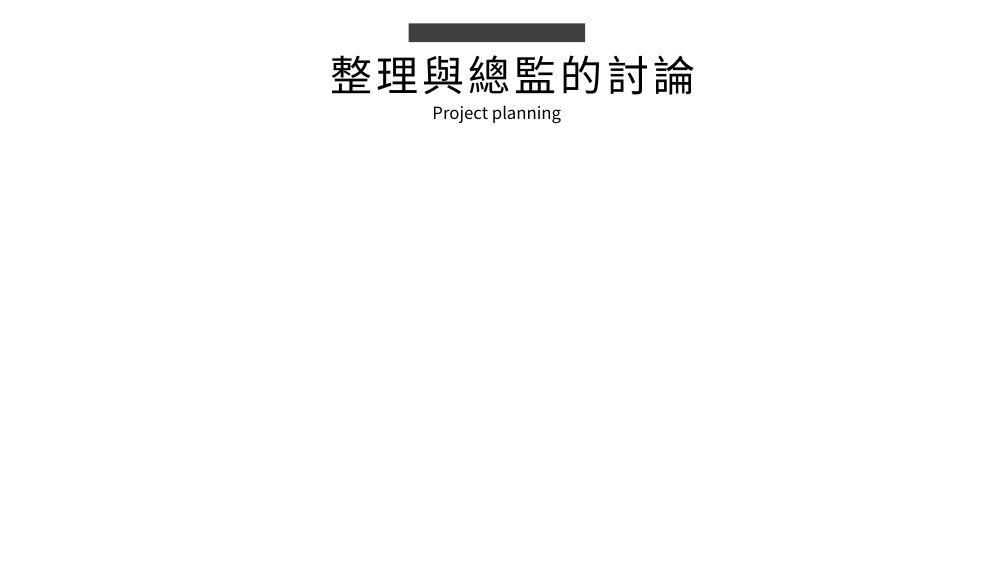
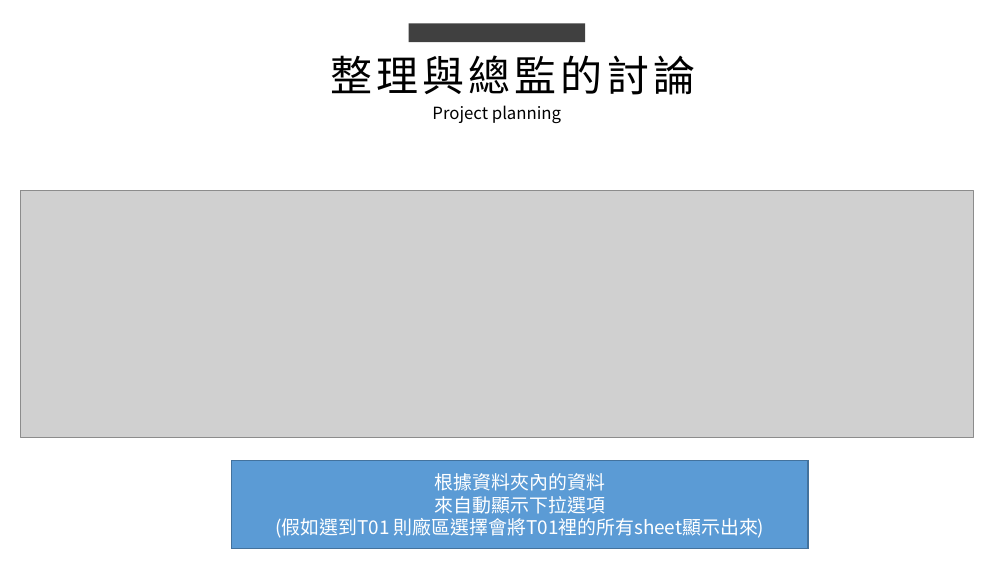
Before and after one commit to ZheHong1021/ExcelSystem, a slide deck: slide 3 of 工作日報_葉柏漢/2021.11/2021.11.24(加班)_2021.11.25工作日報_葉柏漢.pptx. Drawn at 1008x567 pixels with LibreOffice and Linux fonts; fonts in the diff are those of the drawing; grey boxes stand for pictures. Boxes give left, top, right and bottom in pixels: in the first picture for what was removed or moved away, otherwise in the second. Text is boxed around its words. In the diff, an @@ line names an element or a change of style, - is before the commit and + after.

```diff
--- a/工作日報_葉柏漢/2021.11/2021.11.24(加班)_2021.11.25工作日報_葉柏漢.pptx
+++ b/工作日報_葉柏漢/2021.11/2021.11.24(加班)_2021.11.25工作日報_葉柏漢.pptx
@@ picture added at (x1=20, y1=191, x2=973, y2=437) @@
@@ rectangle added at (x1=232, y1=461, x2=808, y2=548), fill #5B9BD5, outline #43739E 1 pt, 18 pt, text #FFFFFF @@
+根據資料夾內的資料
+來自動顯示下拉選項
+(假如選到T01 則廠區選擇會將T01裡的所有sheet顯示出來)
```
Also in this commit, not shown: 1 other slide changed, 5 other files.
